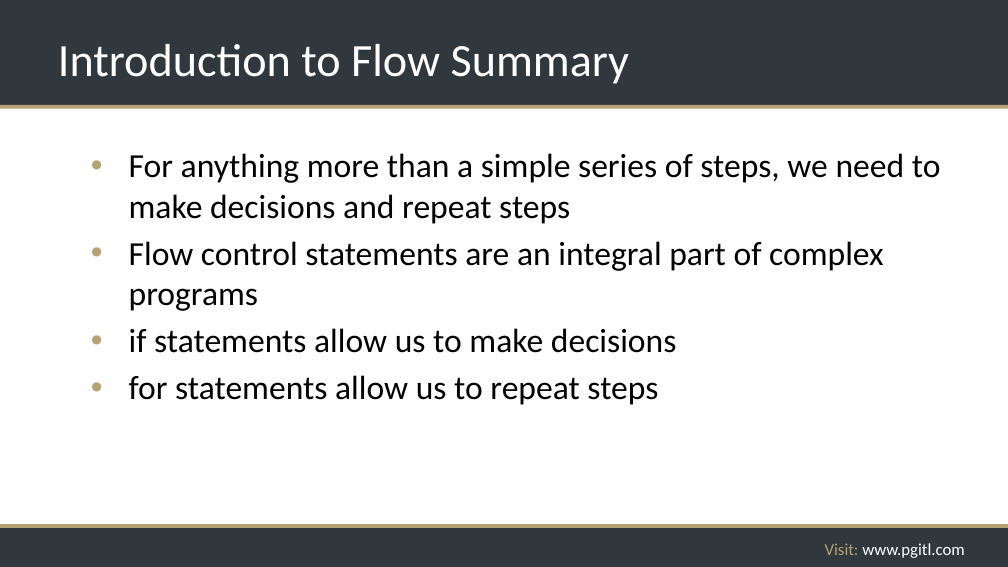
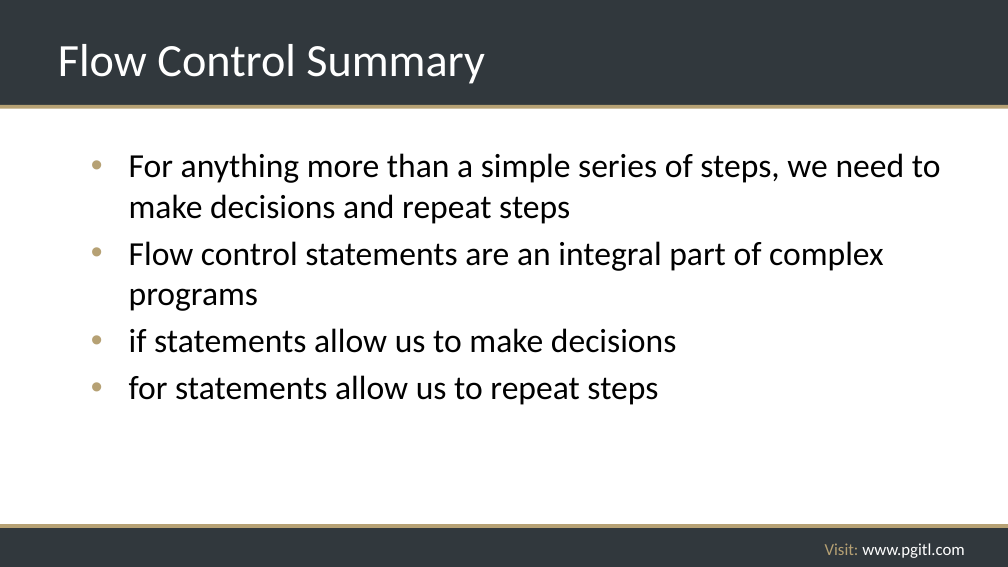
Before and after one commit to rikkouri/project-a, a slide deck: slide 106 of Programming Foundations.pptx. Drawn at 1008x567 pixels with LibreOffice and Linux fonts; fonts in the diff are those of the drawing; background and template pictures are left out. Boxes give left, top, right and bottom in pixels: in the first picture for what was removed or moved away, otherwise in the second. Text is boxed around its words. In the diff, an @@ line names an element or a change of style, - is before the commit and + after.

```diff
--- a/Programming Foundations.pptx
+++ b/Programming Foundations.pptx
@@ title at bbox=[58, 44, 484, 84]: text changed @@
-Introduction to Flow Summary
+Flow Control Summary
```
Also in this commit, not shown: 2 other slides changed, 2 slides added, 1 slide removed, 2 other files.
